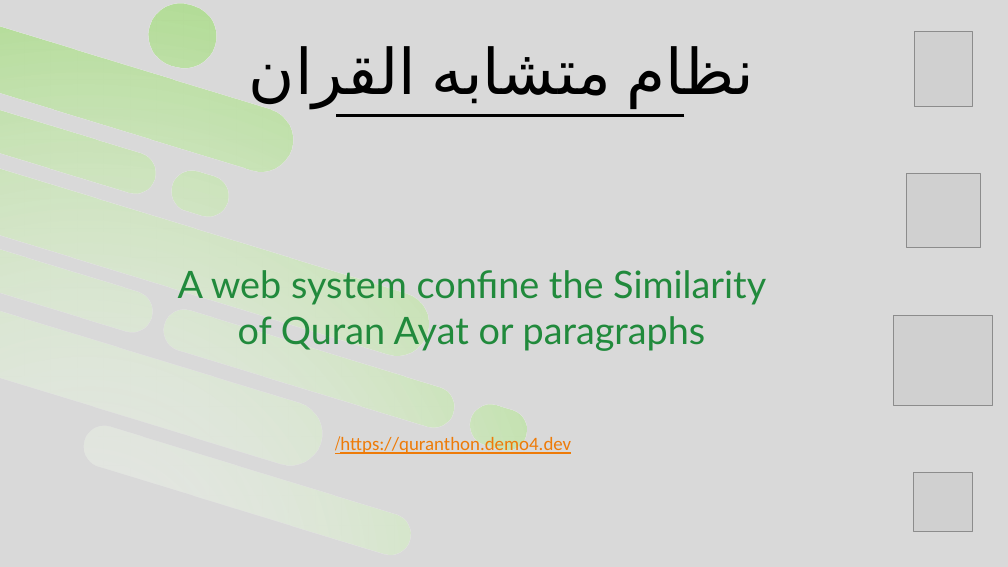
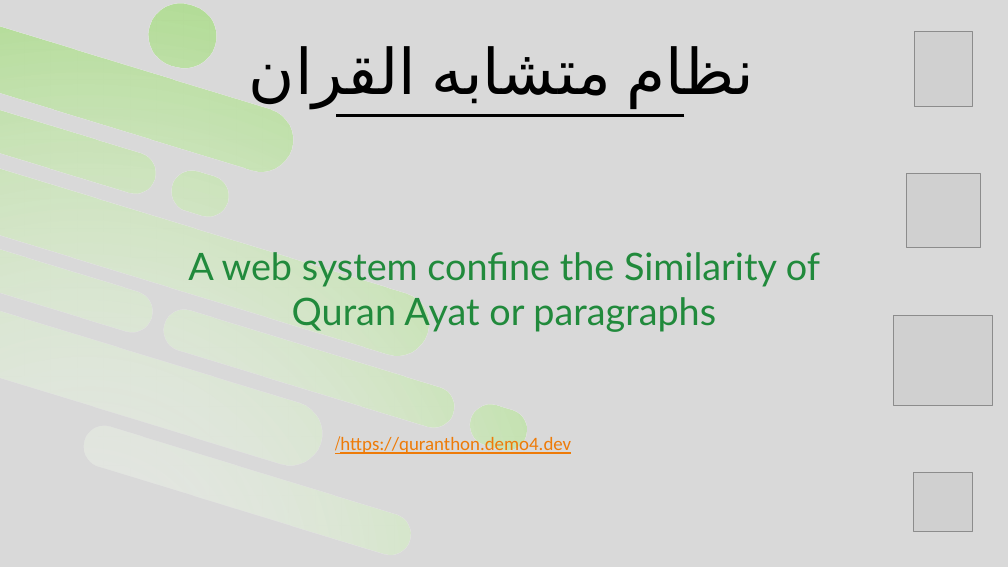
Before and after one commit to Alsafady/quranthon, a slide deck: slide 2 of Quran_Similarities.pptx. Drawn at 1008x567 pixels with LibreOffice and Linux fonts; fonts in the diff are those of the drawing; grey boxes stand for pictures. Boxes give left, top, right and bottom in pixels: in the first picture for what was removed or moved away, otherwise in the second. Text is boxed around its words. In the diff, an @@ line names an element or a change of style, - is before the commit and + after.

```diff
--- a/Quran_Similarities.pptx
+++ b/Quran_Similarities.pptx
@@ text "A web system confine the ..." rewrapped from [178,270,766,351] to [188,252,820,332] @@
```
